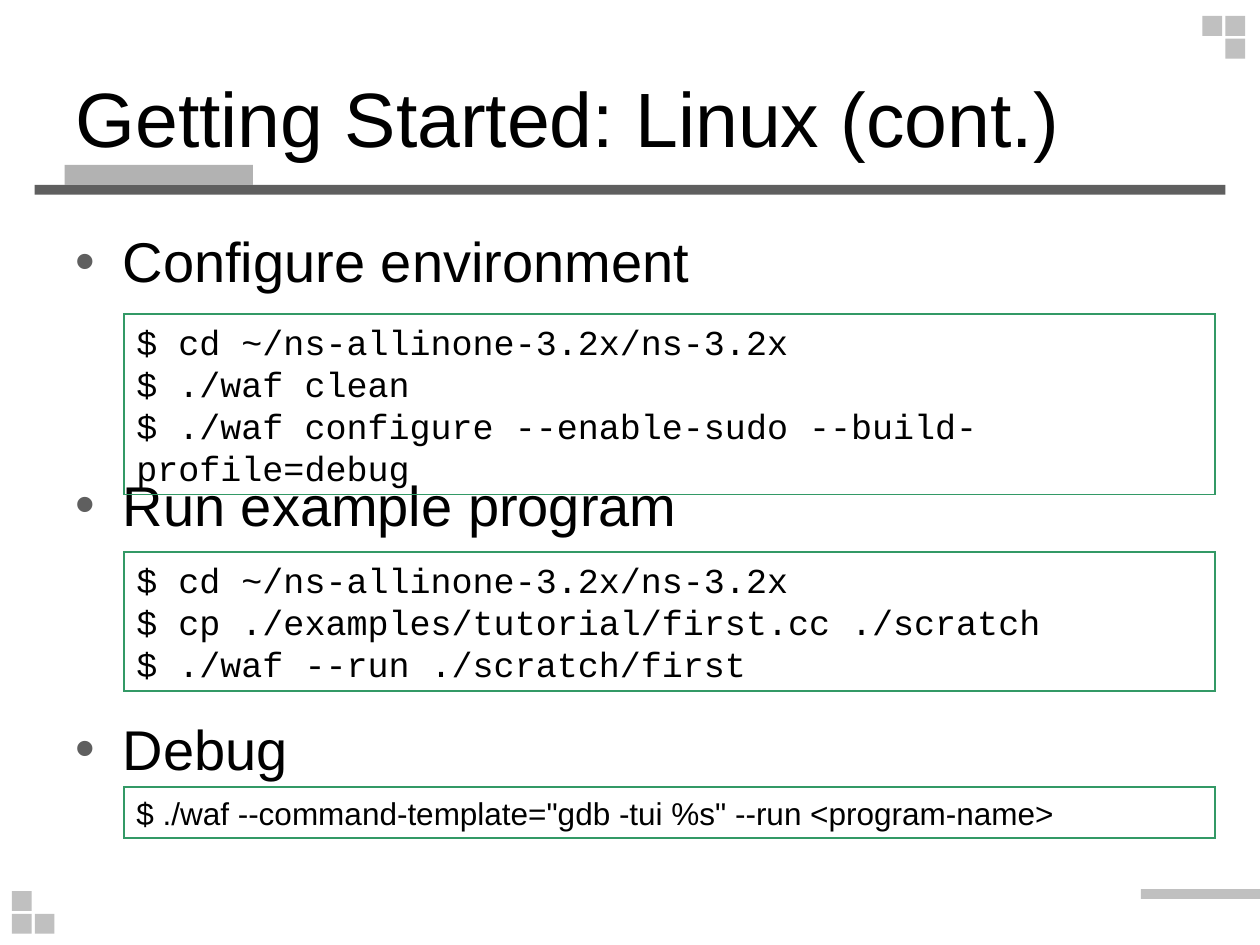
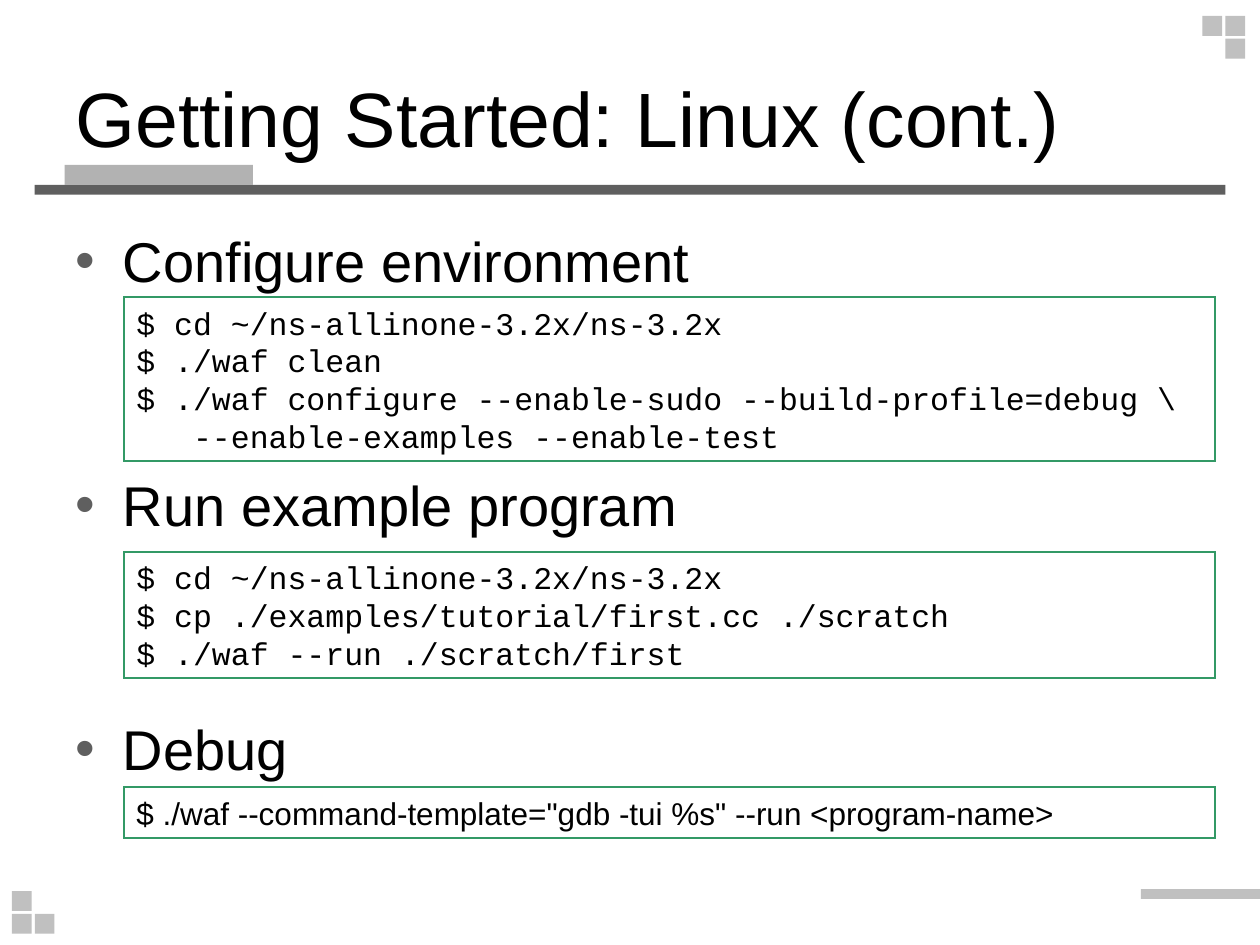
Before and after one commit to wlshiu/my_note, a slide deck: slide 15 of note_vg/ns3_intro.ppt (slide 13 before the commit). Drawn at 1260x945 pixels with LibreOffice and Linux fonts; fonts in the diff are those of the drawing. Boxes give left, top, right and bottom in pixels: in the first picture for what was removed or moved away, otherwise in the second. Text is boxed around its words. In the diff, an @@ line names an element or a change of style, - is before the commit and + after.

Commit message:
add tutorial code

```diff
--- a/note_vg/ns3_intro.ppt
+++ b/note_vg/ns3_intro.ppt
@@ rectangle "$ cd ~/ns-allinone-3.2x/ns-3.2x": place and size @@
-rectangle "$ cd ~/ns-allinone-3.2x/ns-3.2x" at [123,314,1215,495]
+rectangle "$ cd ~/ns-allinone-3.2x/ns-3.2x" at [123,297,1215,461]
@@ text in rectangle at [174,312,722,373]: size 20 to 18 pt in "$ cd ~/ns-allinone-3.2x/ns-3.2x", "$ ./waf clean" @@
@@ text in rectangle at [174,388,1138,455]: text changed; size 20 to 18 pt @@
-$ ./waf configure --enable-sudo --build-profile=debug
+$ ./waf configure --enable-sudo --build-profile=debug \
+--enable-examples --enable-test
@@ rectangle "$ cd ~/ns-allinone-3.2x/ns-3.2x": place and size @@
-rectangle "$ cd ~/ns-allinone-3.2x/ns-3.2x" at [123,552,1215,690]
+rectangle "$ cd ~/ns-allinone-3.2x/ns-3.2x" at [123,552,1215,678]
@@ rectangle "$ cd ~/ns-allinone-3.2x/ns-3.2x" at [123,552,1215,678]: size 20 to 18 pt @@
```
Also in this commit, not shown: 3 other slides changed, 20 slides added, 1 slide removed.
